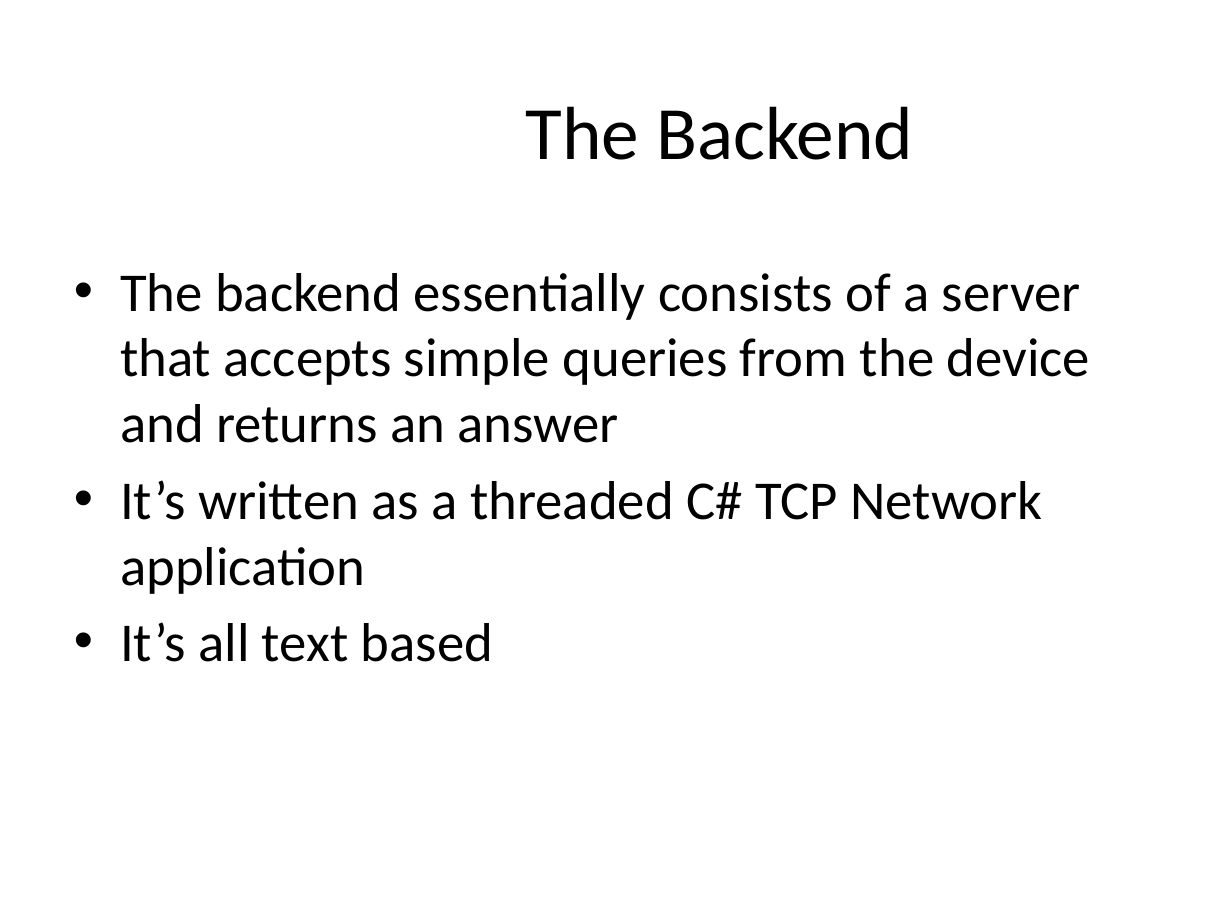
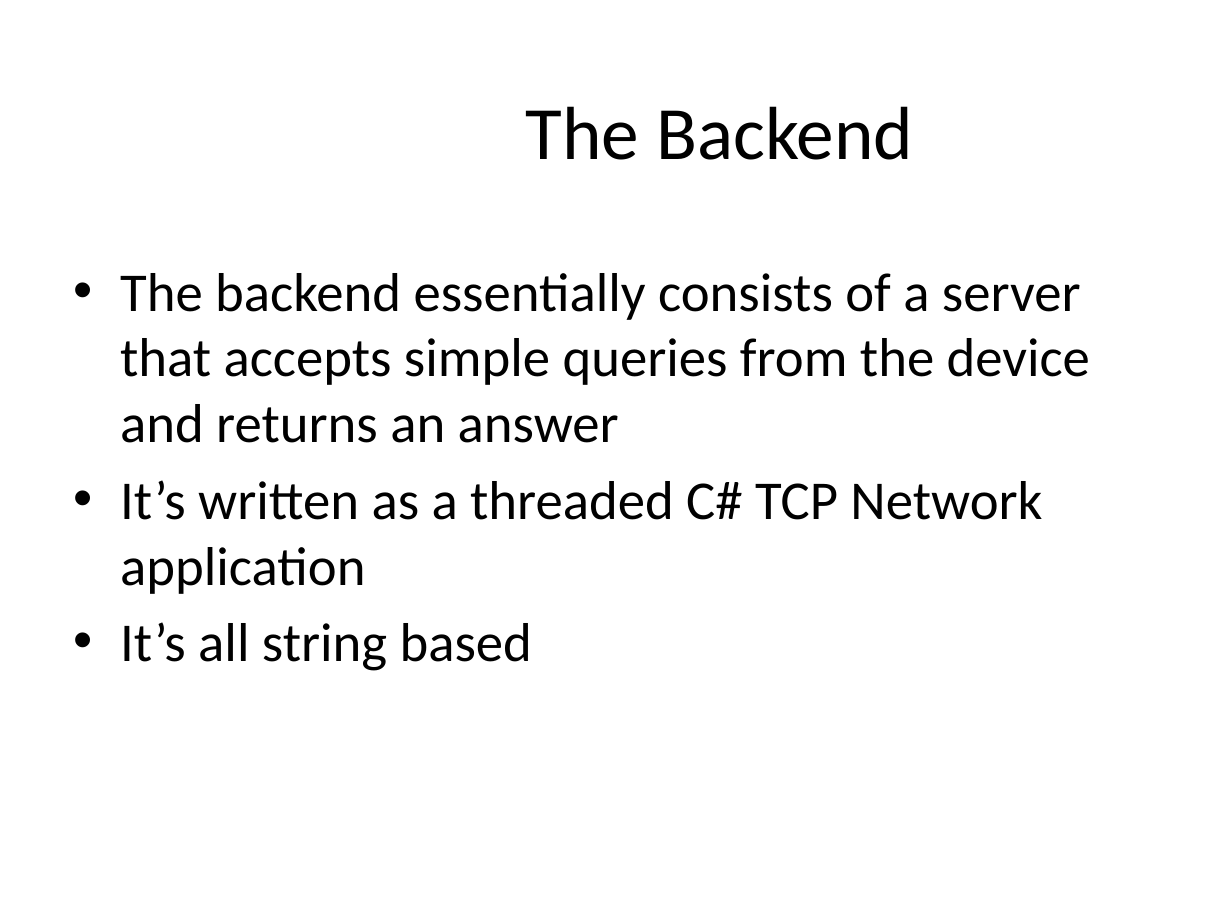
Before and after one commit to master20151121/mmoments, a slide deck: slide 9 of Mobile Musical Moments.pptx (slide 7 before the commit). Drawn at 1232x924 pixels with LibreOffice and Linux fonts; fonts in the diff are those of the drawing; background and template pictures are left out. Boxes give left, top, right and bottom in pixels: in the first picture for what was removed or moved away, otherwise in the second. Text is boxed around its words. In the diff, an @@ line names an element or a change of style, - is before the commit and + after.

```diff
--- a/Mobile Musical Moments.pptx
+++ b/Mobile Musical Moments.pptx
@@ text at (120,622,532,671): text changed @@
-• It’s all text based
+• It’s all string based
```
Also in this commit, not shown: 3 other slides changed, 3 slides added, 2 slides removed.
